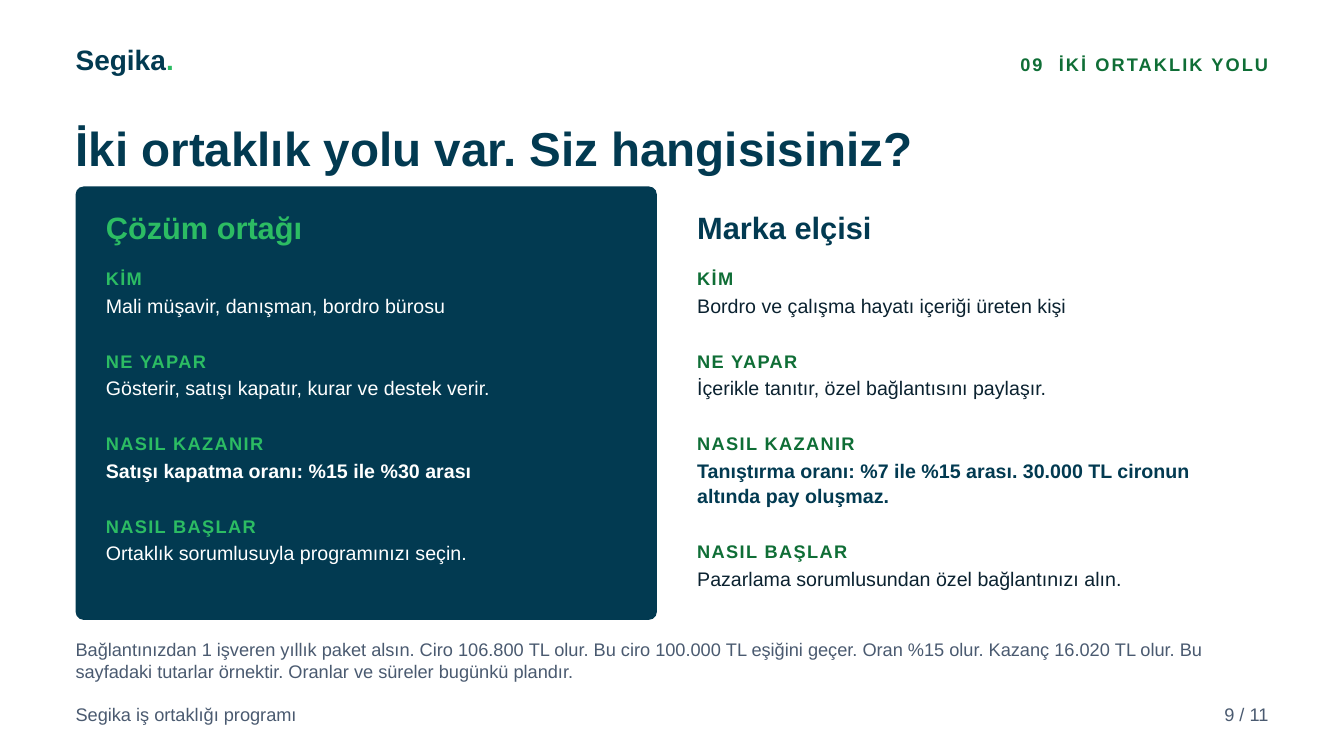
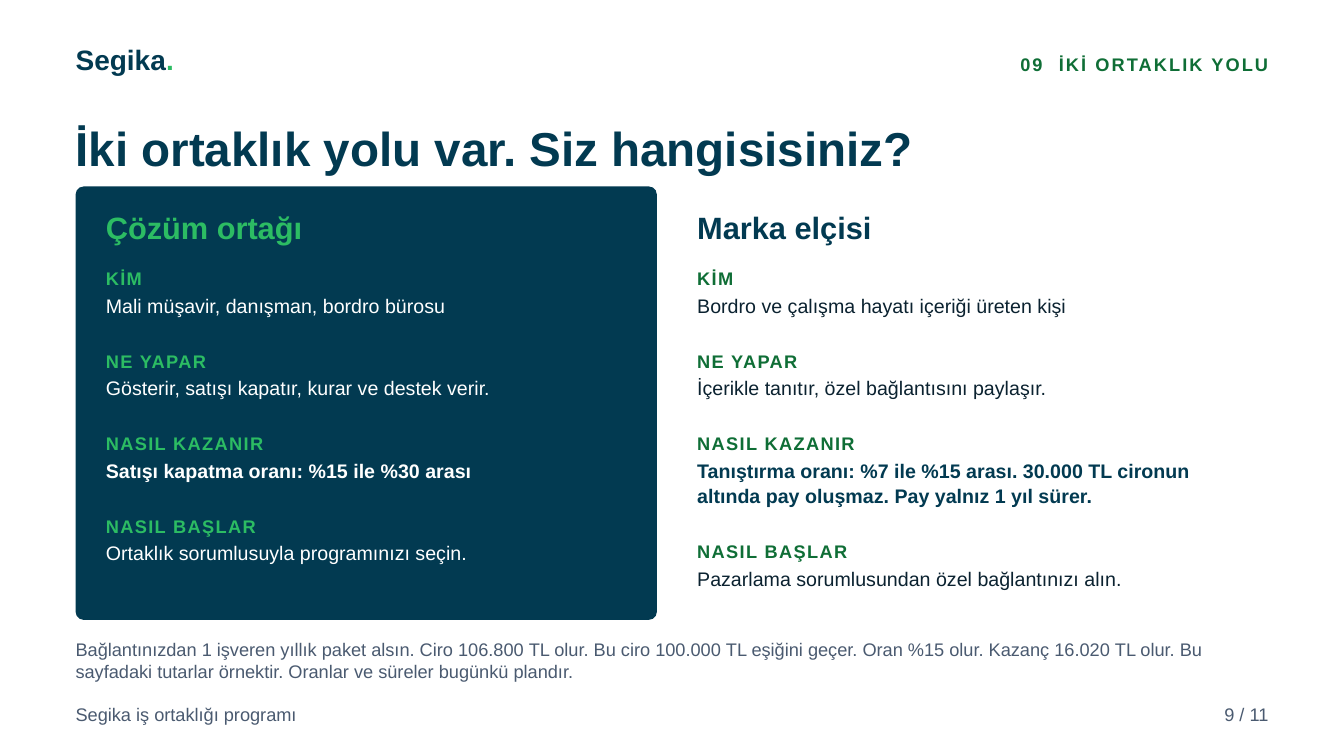
Before and after one commit to karacaismail/19ekim, a slide deck: slide 9 of public/indir/segika/segika-is-ortakligi-sunum.pptx. Drawn at 1344x756 pixels with LibreOffice and Linux fonts; fonts in the diff are those of the drawing. Boxes give left, top, right and bottom in pixels: in the first picture for what was removed or moved away, otherwise in the second. Text is boxed around its words. In the diff, an @@ line names an element or a change of style, - is before the commit and + after.

Commit message:
Segika marka elçisinin payını 1 yılla sınırla
Üç belgede marka elçisi için şu cümle yazar: Pay yalnız 1 yıl sürer.

```diff
--- a/public/indir/segika/segika-is-ortakligi-sunum.pptx
+++ b/public/indir/segika/segika-is-ortakligi-sunum.pptx
@@ text at (697,463,1189,507): text changed @@
-Tanıştırma oranı: %7 ile %15 arası. 30.000 TL cironun altında pay oluşmaz.
+Tanıştırma oranı: %7 ile %15 arası. 30.000 TL cironun altında pay oluşmaz. Pay yalnız 1 yıl sürer.
```
Also in this commit, not shown: 7 other files.
